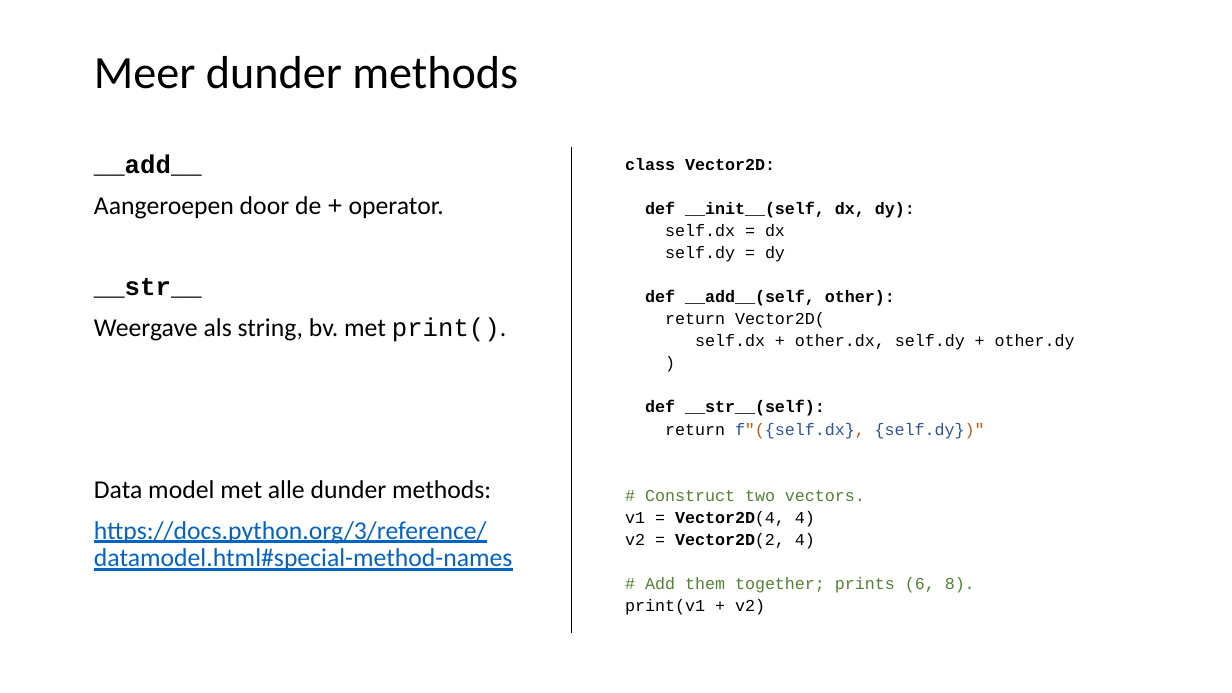
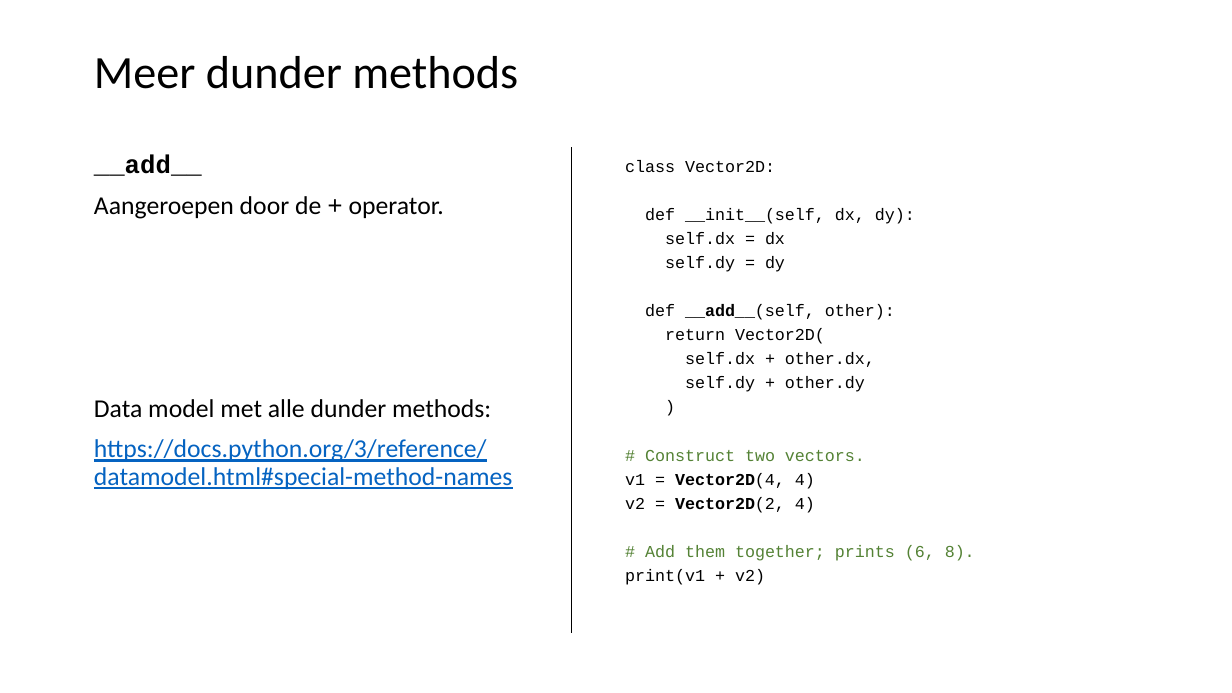
Before and after one commit to LFKoning/knowledge-sharing, a slide deck: slide 56 of python_course/1_basics_classes/python_cursus_1.pptx (slide 55 before the commit). Drawn at 1232x693 pixels with LibreOffice and Linux fonts; fonts in the diff are those of the drawing. Boxes give left, top, right and bottom in pixels: in the first picture for what was removed or moved away, otherwise in the second. Text is boxed around its words. In the diff, an @@ line names an element or a change of style, - is before the commit and + after.

```diff
--- a/python_course/1_basics_classes/python_cursus_1.pptx
+++ b/python_course/1_basics_classes/python_cursus_1.pptx
@@ text at bbox=[625, 160, 975, 585]: bold off in "class Vector2D:", "def __init__(self, dx, dy):", "def __add__(self, other):"; line spacing 1.1 to 1.2 @@
@@ text at bbox=[94, 278, 507, 342]: paragraphs removed @@
-__str__
-Weergave als string, bv. met print().
@@ text at bbox=[685, 352, 875, 392]: text changed @@
-self.dx + other.dx, self.dy + other.dy
+self.dx + other.dx,
+self.dy + other.dy
@@ text at bbox=[645, 400, 985, 439]: paragraphs removed @@
-def __str__(self):
-return f"({self.dx}, {self.dy})"
```
Also in this commit, not shown: 6 other slides changed, 1 slide added, 3 other files.
